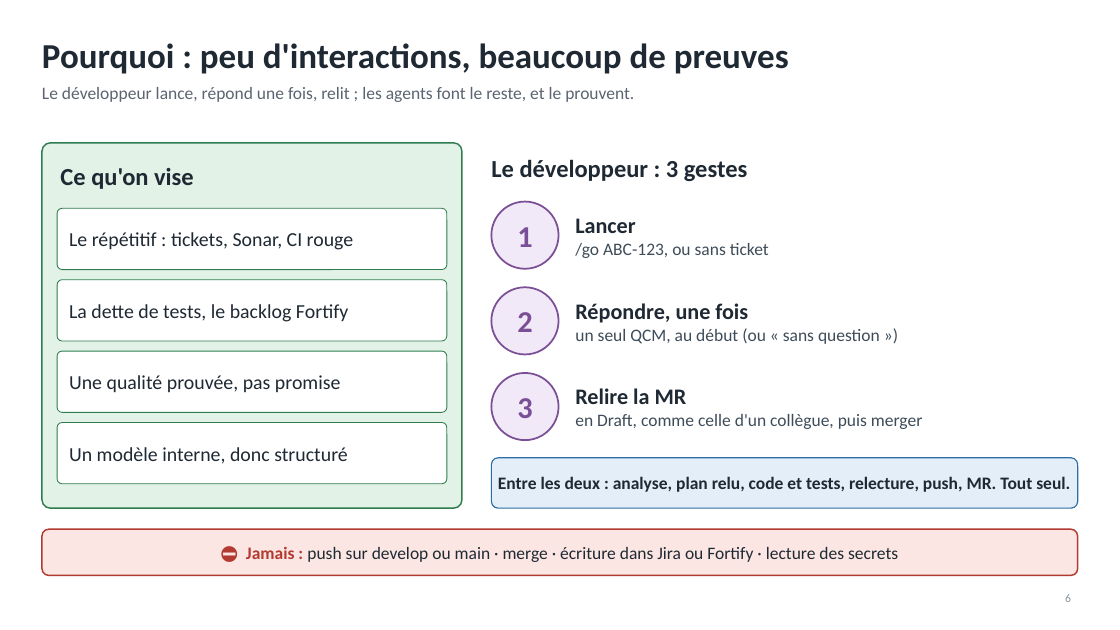
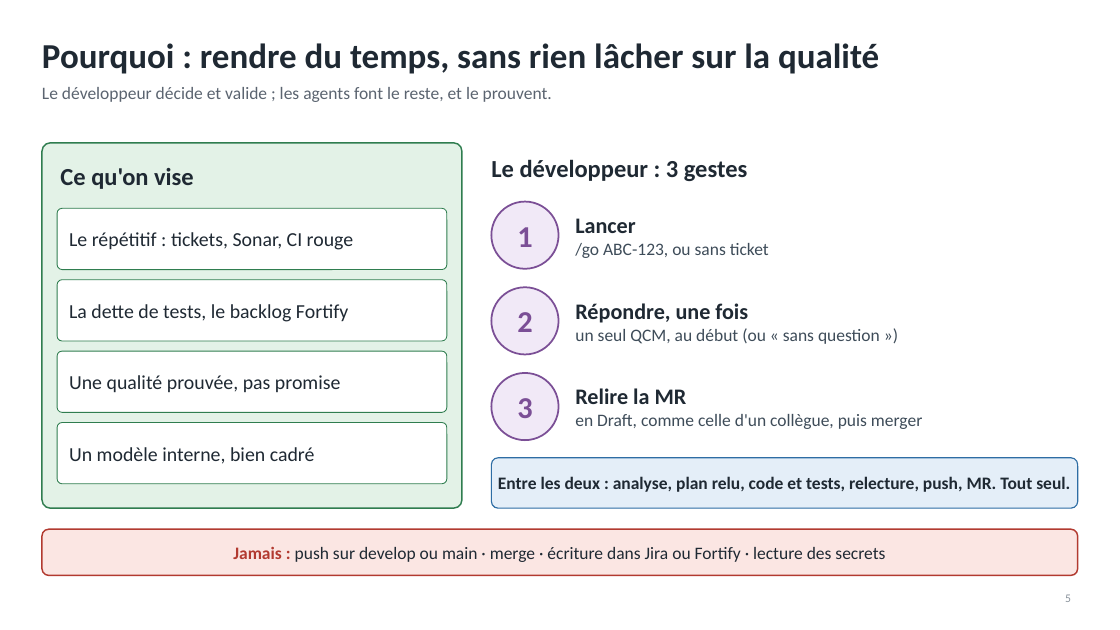
Before and after one commit to RabieDerouiche/OpenRDCode, a slide deck: slide 5 of opencode-v2/docs/presentation-tech-leads.pptx (slide 6 before the commit). Drawn at 1120x630 pixels with LibreOffice and Linux fonts; fonts in the diff are those of the drawing. Boxes give left, top, right and bottom in pixels: in the first picture for what was removed or moved away, otherwise in the second. Text is boxed around its words. In the diff, an @@ line names an element or a change of style, - is before the commit and + after.

```diff
--- a/opencode-v2/docs/presentation-tech-leads.pptx
+++ b/opencode-v2/docs/presentation-tech-leads.pptx
@@ title at [42,43,879,74]: text changed @@
-Pourquoi : peu d'interactions, beaucoup de preuves
+Pourquoi : rendre du temps, sans rien lâcher sur la qualité
@@ text at [42,87,552,102]: text changed @@
-Le développeur lance, répond une fois, relit ; les agents font le reste, et le prouvent.
+Le développeur décide et valide ; les agents font le reste, et le prouvent.
@@ text in rounded rectangle at [69,447,315,464]: text changed @@
-Un modèle interne, donc structuré
+Un modèle interne, bien cadré
@@ text in rounded rectangle at [233,547,885,562]: text changed @@
-⛔ Jamais : push sur develop ou main · merge · écriture dans Jira ou Fortify · lecture des secrets
+Jamais : push sur develop ou main · merge · écriture dans Jira ou Fortify · lecture des secrets
@@ page number at [1065,594,1071,602]: text changed @@
-6
+5
```
Also in this commit, not shown: 8 other slides changed, 4 slides added, 6 slides removed, 3 other files.
